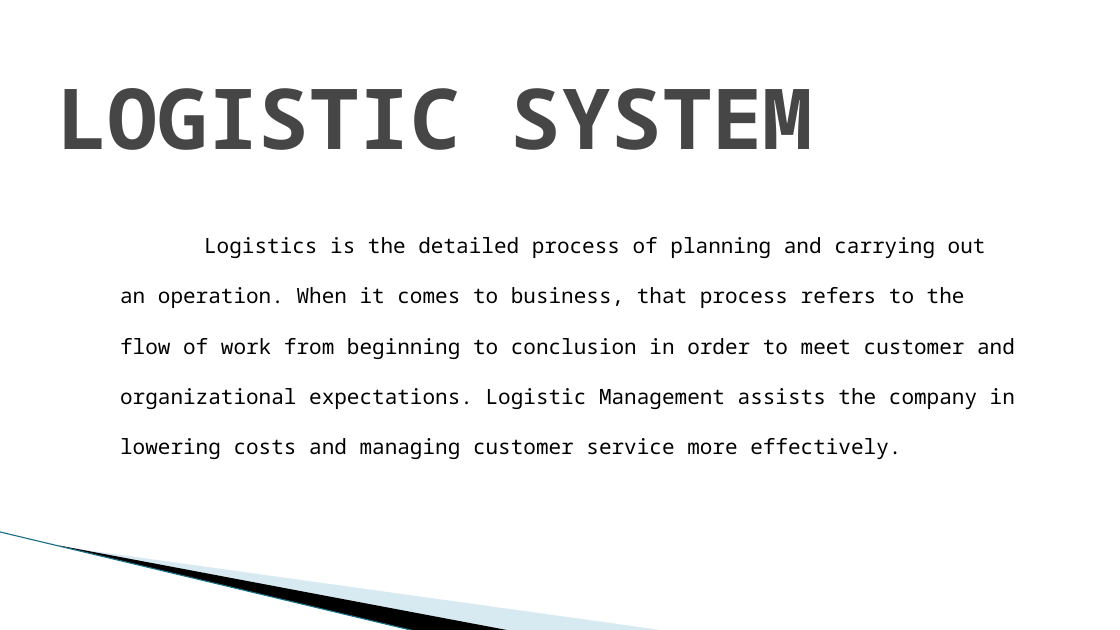
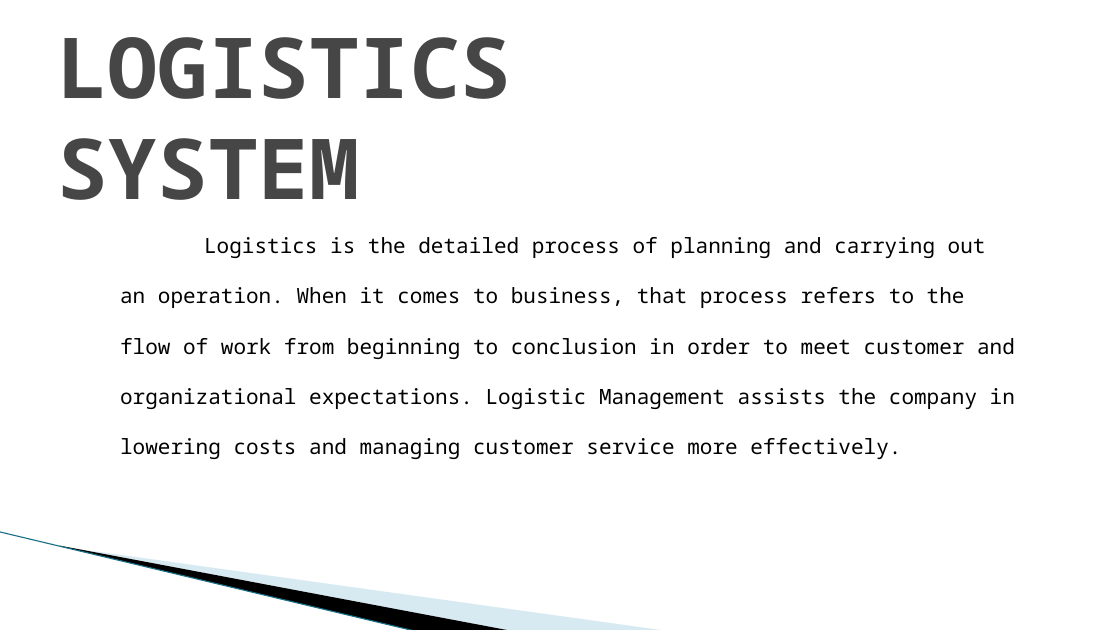
Before and after one commit to 4everUrs/document, a slide deck: slide 3 of SMS-Logistics.pptx. Drawn at 1120x630 pixels with LibreOffice and Linux fonts; fonts in the diff are those of the drawing; background and template pictures are left out. Boxes give left, top, right and bottom in pixels: in the first picture for what was removed or moved away, otherwise in the second. Text is boxed around its words. In the diff, an @@ line names an element or a change of style, - is before the commit and + after.

Commit message:
update

```diff
--- a/SMS-Logistics.pptx
+++ b/SMS-Logistics.pptx
@@ title at bbox=[57, 37, 511, 200]: text changed @@
-LOGISTIC SYSTEM
+LOGISTICS SYSTEM
```
Also in this commit, not shown: 2 other slides changed, 3 slides removed.
